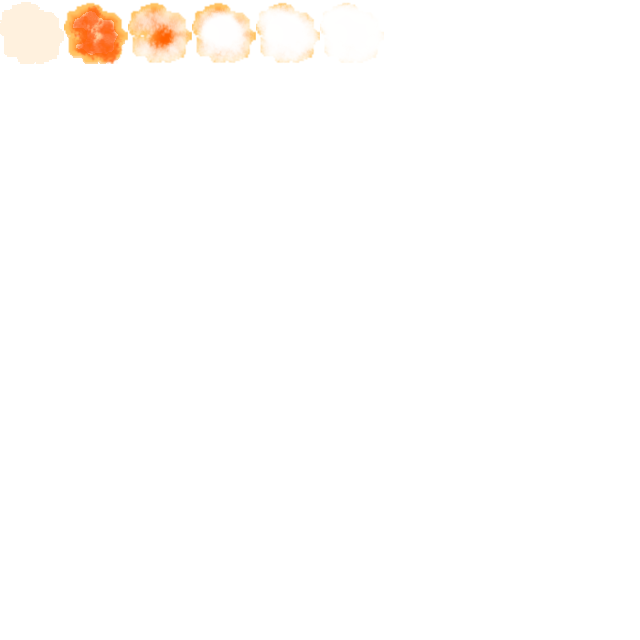
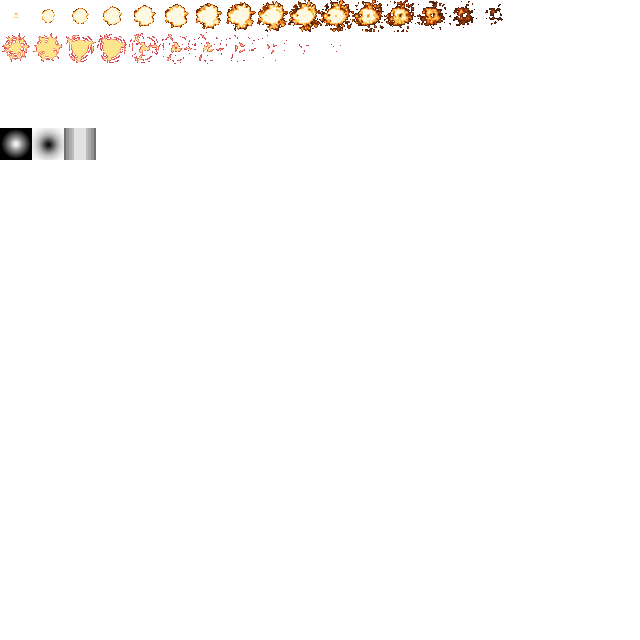
Revision of a layered 640 x 640 image; what changed, layer by layer:
removed group "explosion #1" (6 layers) over [0, 1, 384, 64]
removed layer "exp-1 コピー #3" from group "explosion #1" over [320, 2, 384, 63]
removed layer "exp-1 コピー #2" from group "explosion #1" over [256, 2, 320, 63]
removed layer "exp-1 コピー #1" from group "explosion #1" over [192, 2, 256, 64]
removed layer "exp-1 コピー" from group "explosion #1" over [128, 2, 192, 64]
removed layer "exp-moto コピー" from group "explosion #1" over [64, 2, 128, 64]
removed layer "exp-moto" from group "explosion #1" over [0, 2, 64, 64]
added group "Alpha Blend" with 4 layers above "Add Blend" over [2, 0, 503, 64]
added layer "貼り付けられたレイヤー" in group "Alpha Blend" over [192, 32, 341, 64]
added layer "03.png" in group "Alpha Blend" over [2, 33, 192, 64]
added layer "explosion32x16.png" in group "Alpha Blend" over [14, 0, 503, 32]
added group "Add Blend" with 3 layers above "背景グループ" over [0, 128, 96, 160]
added layer "PlayerAB" in group "Add Blend" over [64, 128, 96, 160]
added layer "circle1.png コピー" in group "Add Blend" over [32, 128, 64, 160]
added layer "circle1.png" in group "Add Blend" over [0, 128, 32, 160]
